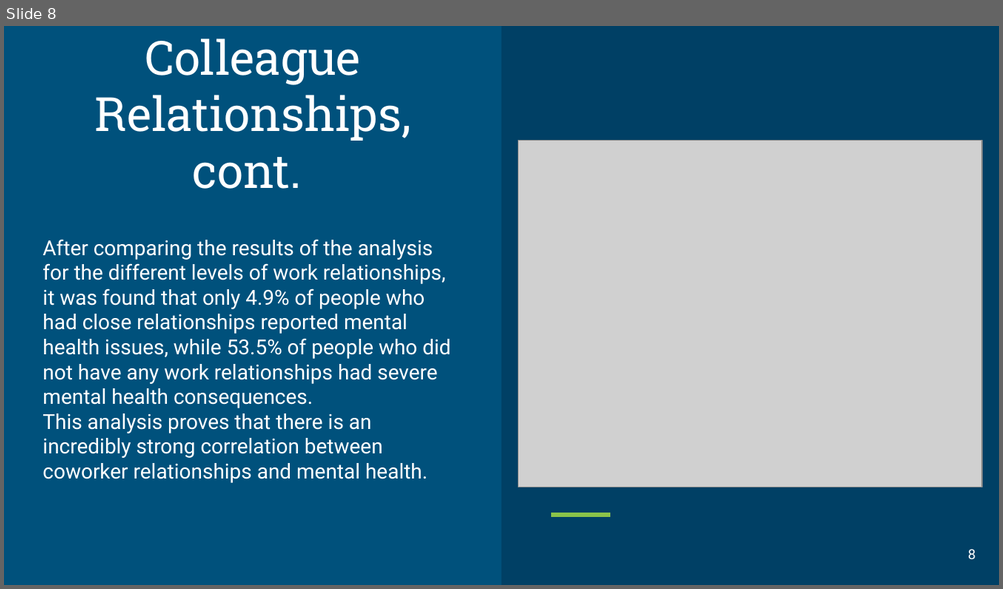
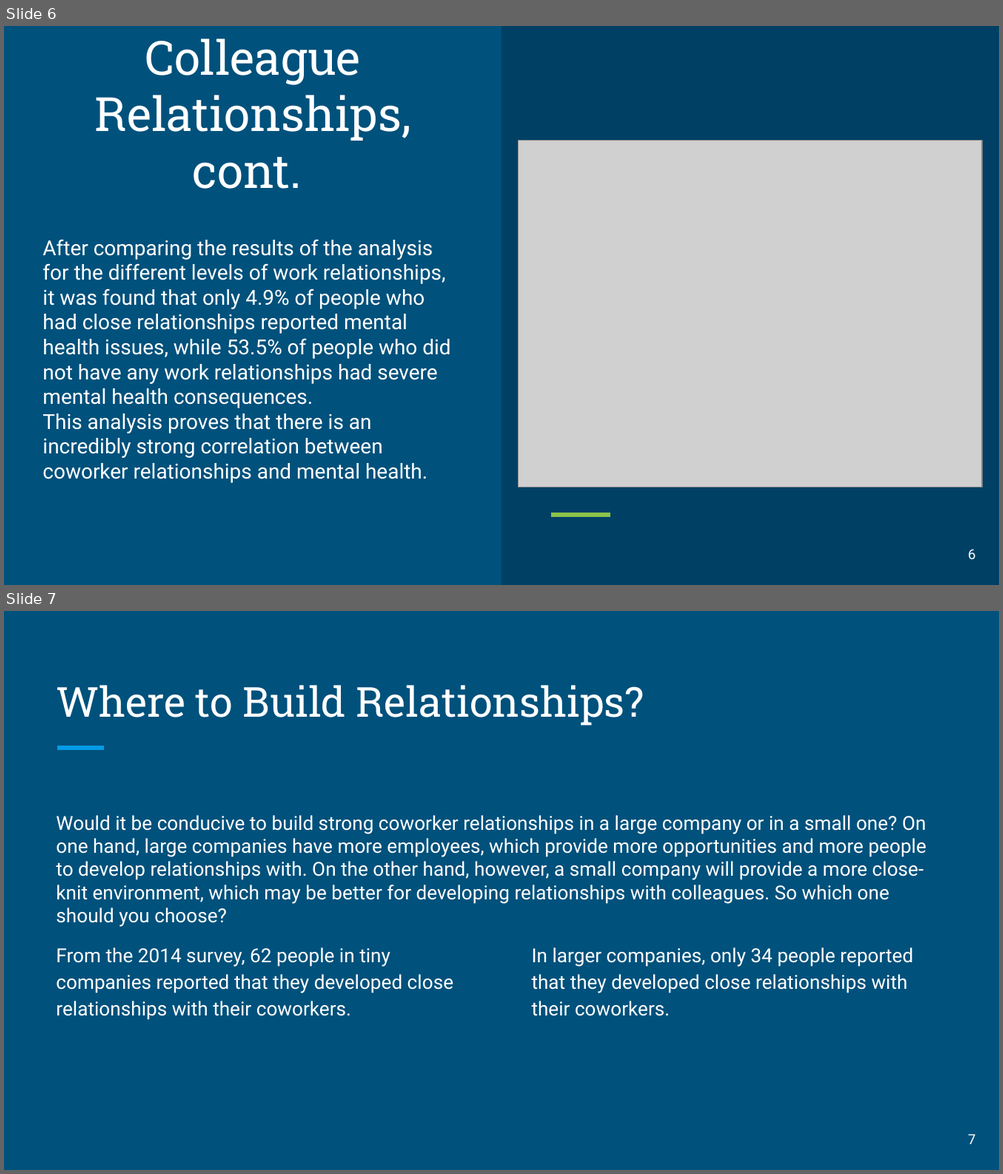
Before and after one commit to devorahzweig/Mental-Health-in-Tech, a slide deck: Presentation.pptx. Shown one above the other, each under a label of ours: slide 8 before the commit, slides 6 and 7 after it. The pictures are 1003x589 and 1003x1174 pixels, drawn with LibreOffice and Linux fonts; fonts in the diff are those of the drawing; grey boxes stand for pictures. Boxes give left, top, right and bottom in pixels: in the first picture for what was removed or moved away, otherwise in the second. Text is boxed around its words. In the diff, an @@ line names an element or a change of style, - is before the commit and + after.

```diff
--- a/Presentation.pptx
+++ b/Presentation.pptx
@@ slide 7 added at (4,611,999,1170), background #00517C @@
@@ title added at (56,685,644,726), 30 pt, text #FFFFFF @@
+Where to Build Relationships?
@@ line added from (58, 748) to (103, 748), #039BE5 3 pt @@
@@ text added at (56,815,926,927), 14 pt, text #FFFFFF @@
+Would it be conducive to build strong coworker relationships in a large company or in a small one? On one hand, large companies have more employees, which provide more opportunities and more people to develop relationships with. On the other hand, however, a small company will provide a more close-knit environment, which may be better for developing relationships with colleagues. So which one should you choose?
@@ text added at (56,948,453,1020), 14 pt, text #FFFFFF @@
+From the 2014 survey, 62 people in tiny companies reported that they developed close relationships with their coworkers.
@@ text added at (532,948,913,1017), 14 pt, text #FFFFFF @@
+In larger companies, only 34 people reported that they developed close relationships with their coworkers.
@@ page number added at (967,1134,975,1145), 10 pt, text #FFFFFF @@
+7
@@ what was slide 8 is now slide 6 @@
@@ page number at (967,549,975,560): text changed @@
-8
+6
```
Also in this commit, not shown: 6 slides changed.
